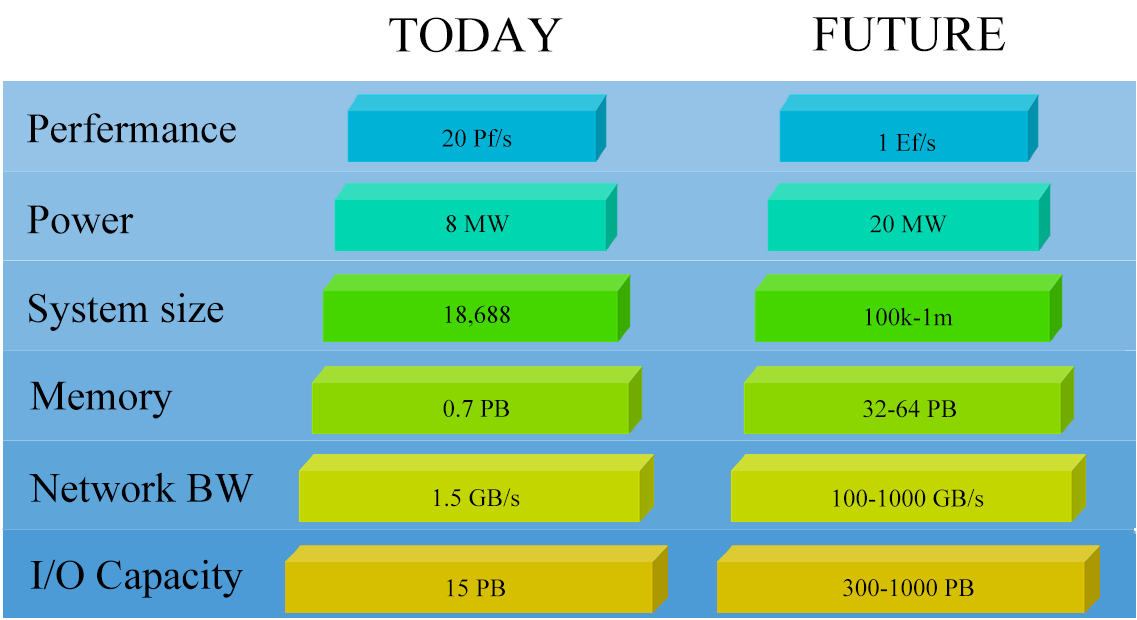
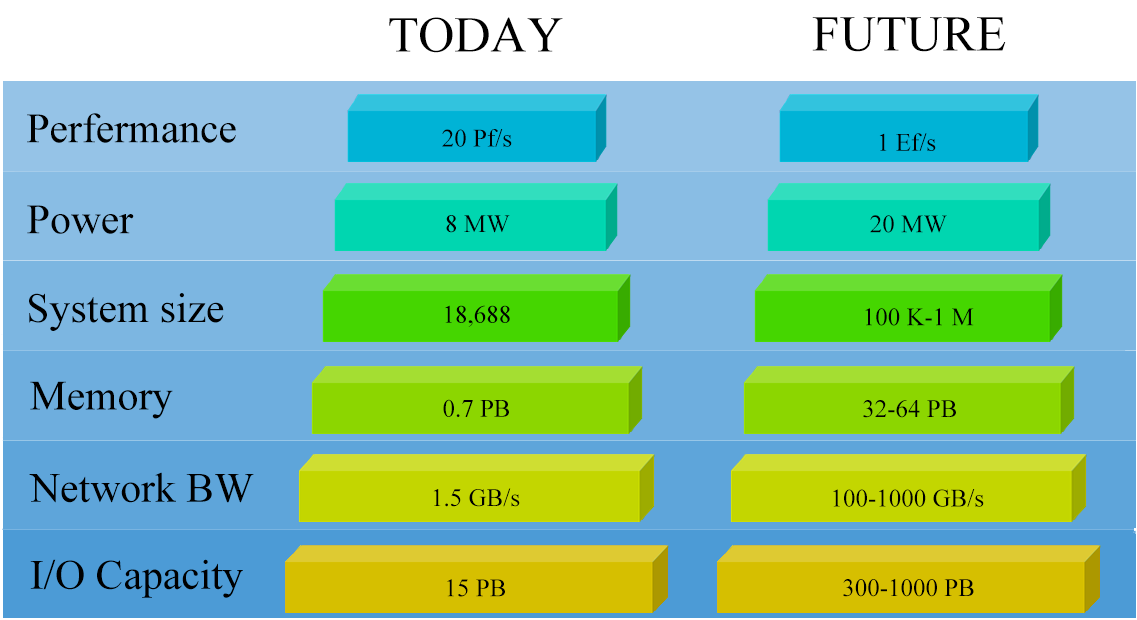
Before/after of a 1137 × 620 layered artwork. What changed in the layer stack:
renamed "100k-1m" to "100 K-1 M", painted on it over <box>900,307,974,326</box>
